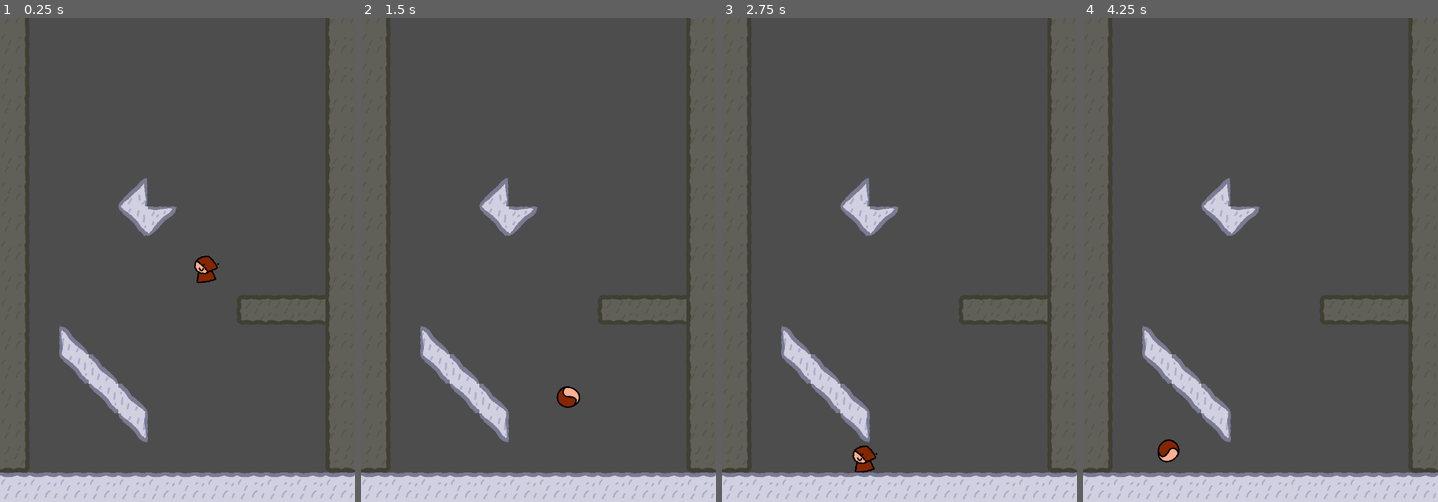
Above: before the commit, frames 1-4 (left to right).
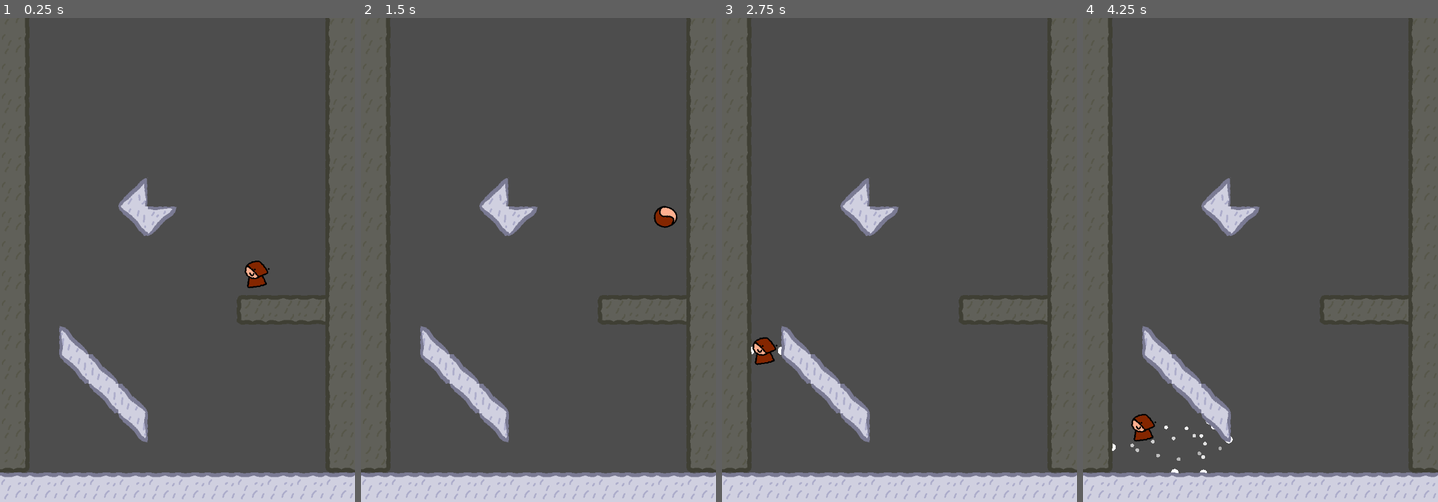
Above: after the commit, the same moments.

Repository: alist0r/BounceGame
Game: Godot game, scene res://Level/Level.tscn
Same seed, same stepped clock (60 frames per second), same inputs: the game is played once before the commit and once after it. The project has no main scene, so this scene is started directly.
Inputs:
- Up to frame 1 (0.25 s): no input
- Up to frame 2 (1.5 s): hold Space (jump) 0.53-1.28 s; hold D (right) from 0.53 s (still down); tap Space (jump) at 1.35 s
- Up to frame 3 (2.75 s): tap Space (jump) at 1.52, 1.82 s; release D (right) at 2.03 s; hold A (left) from 2.03 s (still down); hold Space (jump) from 2.03 s (still down)
- Up to frame 4 (4.25 s): release A (left) at 2.78 s; release Space (jump) at 2.78 s; hold D (right) from 2.78 s (still down); tap Space (jump) at 2.85, 3.02, 3.32 s; hold Space (jump) from 3.53 s (still down)

The runs differ from the first frame. In frame 1, 0.6% of the frame differs, in the area x 54-77%, y 49-56%; in frame 2, 0.5%; in frame 3, 0.6%; in frame 4, 0.7%, in the area x 8-43%, y 81-95%.

Commit message:
Added trajectory prediction
aaaaaaaaaaaaaaaaaaaaa

Diff:
--- a/Level/Level.tscn
+++ b/Level/Level.tscn
@@ -6,7 +6,7 @@
 [node name="Level" type="Node2D"]
 
 [node name="Player" parent="." instance=ExtResource("1_r3cbp")]
-position = Vector2(0, -204)
+position = Vector2(41, -200)
 
 [node name="TileMapLayer" parent="." instance=ExtResource("1_a526m")]
 scale = Vector2(0.75, 0.75)
--- a/Player/Bodies/BallForm.tscn
+++ b/Player/Bodies/BallForm.tscn
@@ -106,6 +106,7 @@
 inertia = 0.1
 contact_monitor = true
 max_contacts_reported = 50
+linear_damp_mode = 1
 linear_damp = 0.25
 angular_damp = 0.1
 script = ExtResource("1_ych2y")
--- a/Player/Bodies/ball_form.gd
+++ b/Player/Bodies/ball_form.gd
@@ -1,32 +1,33 @@
 extends RigidBody2D
 @export var ABSORBTION = 40
+@export var ABSORBTION_MULT = 1.5
+@export var EXTRA_ABSORBTION_THRESHOLD = 200
 
 @onready var GroundDetector: ShapeCast2D = $ShapeCast2D
 
-# returns force of 1 in velocity's direction
+# look it's vector calculus it does magnitude thing
 func magnitude(vec) -> float:
 	return ((vec[0] ** 2 + vec[1] ** 2) ** 0.5)
 
 func is_on_floor() -> bool:
 	return GroundDetector.is_colliding()
 
-
+# to do: care about angle of attack and of hit surface
 func _on_body_entered(body):
-	if magnitude(self.linear_velocity) < ABSORBTION * 2:
+	# if not going fast enough, just absorb all force
+	if magnitude(self.linear_velocity) < ABSORBTION * ABSORBTION_MULT:
 		self.linear_velocity = Vector2(0,0)
 		return
 
 	# absorb some of the force on bounce
 	var absorb_force = (self.linear_velocity / magnitude(self.linear_velocity)) * ABSORBTION
-	if magnitude(self.linear_velocity) > 200: # absorb more on small bounce
-		absorb_force = absorb_force * 1.5
+	if magnitude(self.linear_velocity) > EXTRA_ABSORBTION_THRESHOLD: # absorb more on small bounce
+		absorb_force = absorb_force * ABSORBTION_MULT
 
 
 	# if it would turn the ball around, like dont do that please
 	if abs(absorb_force[0]) - abs(self.linear_velocity[0]) > 0:
 		absorb_force[0] = 0
 
-	print("vel", self.linear_velocity)
-	print(self.linear_velocity[0] > 0)
-	print("absorb", absorb_force)
+	# apply force
 	self.linear_velocity += absorb_force * -1
--- a/Player/Player.tscn
+++ b/Player/Player.tscn
@@ -9,3 +9,5 @@
 script = ExtResource("1_3qydi")
 BallBodyScene = ExtResource("2_tok1r")
 UprightBodyScene = ExtResource("3_ddoul")
+
+[node name="Sprite2D" type="Sprite2D" parent="."]
--- a/Player/States/falling.gd
+++ b/Player/States/falling.gd
@@ -1,26 +1,114 @@
 class_name Falling extends State
 
+@export var ABSORBTION = 40
+@export var ABSORBTION_MULT = 1.5
+@export var EXTRA_ABSORBTION_THRESHOLD = 200
+
 const DASH_SPEED = 1000
-const SLOWDOWN = 10 # must be integer, fraction of original speed
+const SLOWDOWN = 5 # must be integer, fraction of original speed
+const SIMULATION_FRAMERATE = 480
+const SIMULATION_TIME = 0.5
+const SIMULATION_DOTS_PER_SECOND = 30
+const DAMPENING = 0.25
+const MAX_BOUNCE_SIM = 5
 var falling_frames = 0
 var fall_time = 0
-var slow_gravity
+var physics_point_list = []
+var hit_points = []
 
 func _init(player_reference, statemgr):
 	self.player_reference = player_reference
 	self.statemgr = statemgr
 
+func physics_predict(start_pos):
+	var pos = start_pos
+	var vel = player_reference.wish_dir * DASH_SPEED
+	var bounces = 0
+
+	for tick in range(SIMULATION_TIME * SIMULATION_FRAMERATE):
+		pos = pos + vel/SIMULATION_FRAMERATE
+		vel *= 1 - 1/SIMULATION_FRAMERATE * DAMPENING
+		vel.y += Global.GRAVETY/SIMULATION_FRAMERATE
+		if tick % (SIMULATION_FRAMERATE / SIMULATION_DOTS_PER_SECOND) == 0:
+			physics_point_list += [pos]
+
+		# for some reason it offsets by player reference position. idk bro.
+		var offset = player_reference.position
+		var hit = simulate_ball_collision(pos + offset)
+
+		if hit:
+			hit_points = hit_points + [hit[0] - offset]
+		if hit and bounces >= MAX_BOUNCE_SIM:
+			return
+		elif hit:
+			bounces += 1
+
+			# formula for reflection:
+			# r=d−2(d⋅n)n
+			var normal_vector = (pos - hit[0] + offset).normalized()
+
+			#pos = hit[0] - offset + 20 * normal_vector
+			vel = vel - 2*(vel.dot(normal_vector)) * normal_vector
+
+			if vel.dot(vel) < ABSORBTION * ABSORBTION_MULT:
+				self.linear_velocity = Vector2(0,0)
+				return
+
+			# absorb some of the force on bounce
+			var absorb_force = (vel / vel.dot(vel)) * ABSORBTION
+			if vel.dot(vel) > EXTRA_ABSORBTION_THRESHOLD: # absorb more on small bounce
+				absorb_force = absorb_force * ABSORBTION_MULT
+
+			# if it would turn the ball around, like dont do that please
+			if abs(absorb_force[0]) - abs(vel[0]) > 0:
+				absorb_force[0] = 0
+
+			# apply force
+			vel += absorb_force * -1
+
 func is_holding_dash():
 	return Input.is_action_pressed("down") or Input.is_action_pressed("right") or Input.is_action_pressed("left")
 
+func simulate_ball_collision(pos):
+	var space_state = player_reference.body.get_world_2d().direct_space_state
+
+	var params = PhysicsShapeQueryParameters2D.new()
+	var area = CircleShape2D.new()
+
+	area.radius = 20
+
+	params.exclude = [player_reference.body.get_rid()] # exclude the player in detection
+	params.shape = area
+	# move shape into position
+	params.transform = Transform2D(0, pos)
+
+	var result = space_state.collide_shape(params, 1)
+	if result == []: return false
+	return result
+
+func state_draw():
+	physics_point_list = []
+	hit_points = []
+	if is_holding_dash():
+		physics_predict(player_reference.body.position)
+	for point in range(len(physics_point_list)):
+		var clr = 1 - (0.5 * point)/len(physics_point_list)
+		self.player_reference.draw_circle(physics_point_list[point], 3, \
+			Color(1,1,1,clr), true, true)
+
+	for point in range(len(hit_points)):
+		self.player_reference.draw_circle(hit_points[point], 6, \
+			Color(1,1,1), true, true)
+
+
+
 func run(delta):
 	falling_frames = falling_frames + 1
-
 	if is_holding_dash():
 		player_reference.body.velocity /= SLOWDOWN
 		if falling_frames % SLOWDOWN == 0:
-			slow_gravity = (Global.GRAVETY * delta / SLOWDOWN) * 1.05
-			player_reference.body.velocity.y += slow_gravity
+			# the 1.05 compensates for the something idrk
+			player_reference.body.velocity.y += (Global.GRAVETY * delta / SLOWDOWN) * 1.05
 	else:
 		player_reference.body.velocity.y += Global.GRAVETY * delta
 
@@ -28,12 +116,14 @@
 
 	# give back the player's velocity
 	if is_holding_dash():
-		player_reference.body.velocity = player_reference.body.velocity * 10
+		player_reference.body.velocity = player_reference.body.velocity * SLOWDOWN
 
 	if player_reference.body.is_on_floor():
 		statemgr.change_state(statemgr.States[statemgr.StateKeys.GROUND])
 	if Input.is_action_just_pressed("jump"):
 		player_reference.impulse(player_reference.wish_dir, DASH_SPEED)
+	player_reference.queue_redraw()
+
 
 #TODO need to change to splat depending on velocity
 #TODO need to set max velocity (probably in a script for the actual body)
--- a/Player/States/state_generic.gd
+++ b/Player/States/state_generic.gd
@@ -12,3 +12,6 @@
 
 func run(delta):
 	pass
+
+func state_draw():
+	pass
--- a/Player/player.gd
+++ b/Player/player.gd
@@ -19,6 +19,7 @@
 
 	# reduce power to compensate for diagonal angle
 	if wish_dir[0] != 0 and wish_dir[1] != 0:
+		# this is just how 45 degree angle works i swear
 		wish_dir *= 0.7071
 
 func _physics_process(delta):
@@ -26,6 +27,9 @@
 		StateMgr.current_state.change_state_from(old_state)
 		old_state = StateMgr.current_state
 	StateMgr.current_state.run(delta)
+
+func _draw():
+	StateMgr.current_state.state_draw()
 
 func change_body(BodyScene: PackedScene):
 	var body_position = self.position
